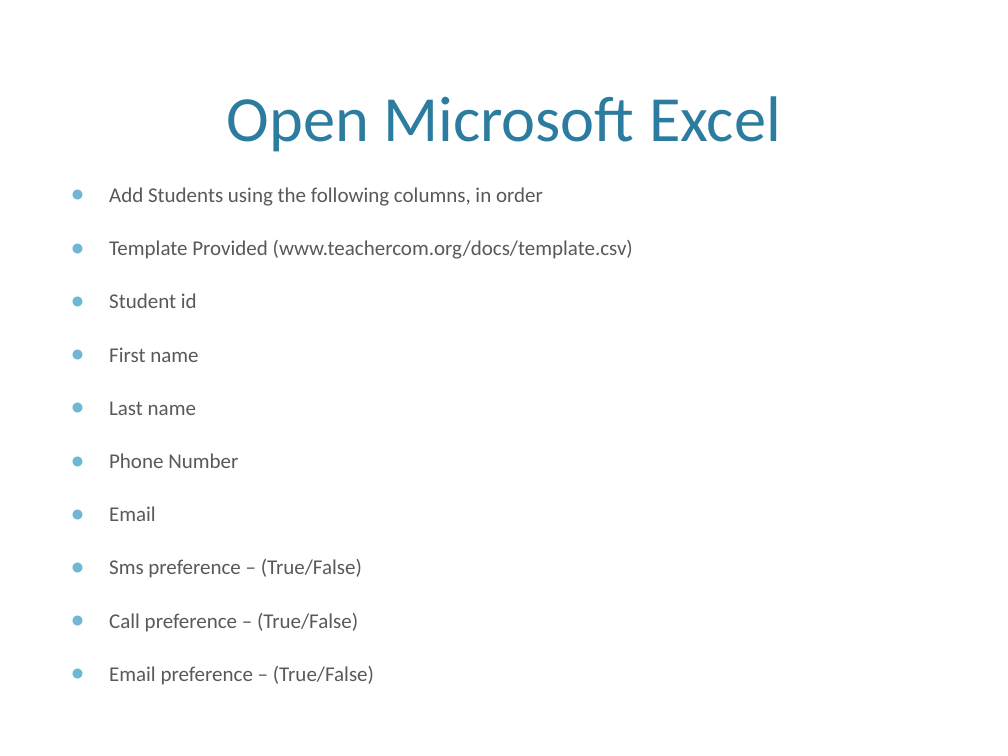
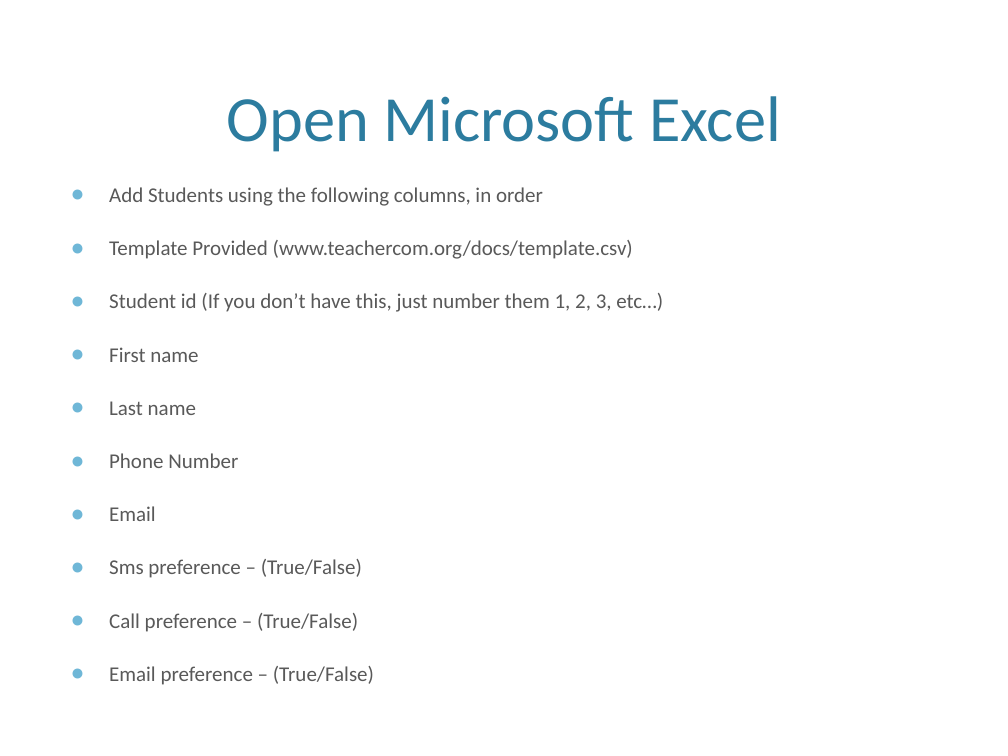
Before and after one commit to kevinrobinson/teachcom, a slide deck: slide 2 of doc/how_to_create_csv_and_upload_students.pptx. Drawn at 1008x756 pixels with LibreOffice and Linux fonts; fonts in the diff are those of the drawing; background and template pictures are left out. Boxes give left, top, right and bottom in pixels: in the first picture for what was removed or moved away, otherwise in the second. Text is boxed around its words. In the diff, an @@ line names an element or a change of style, - is before the commit and + after.

Commit message:
index and ppt changes

```diff
--- a/doc/how_to_create_csv_and_upload_students.pptx
+++ b/doc/how_to_create_csv_and_upload_students.pptx
@@ text at <box>109,293,663,312</box>: text changed @@
-● Student id
+● Student id (If you don’t have this, just number them 1, 2, 3, etc…)
```
Also in this commit, not shown: 4 other files.
